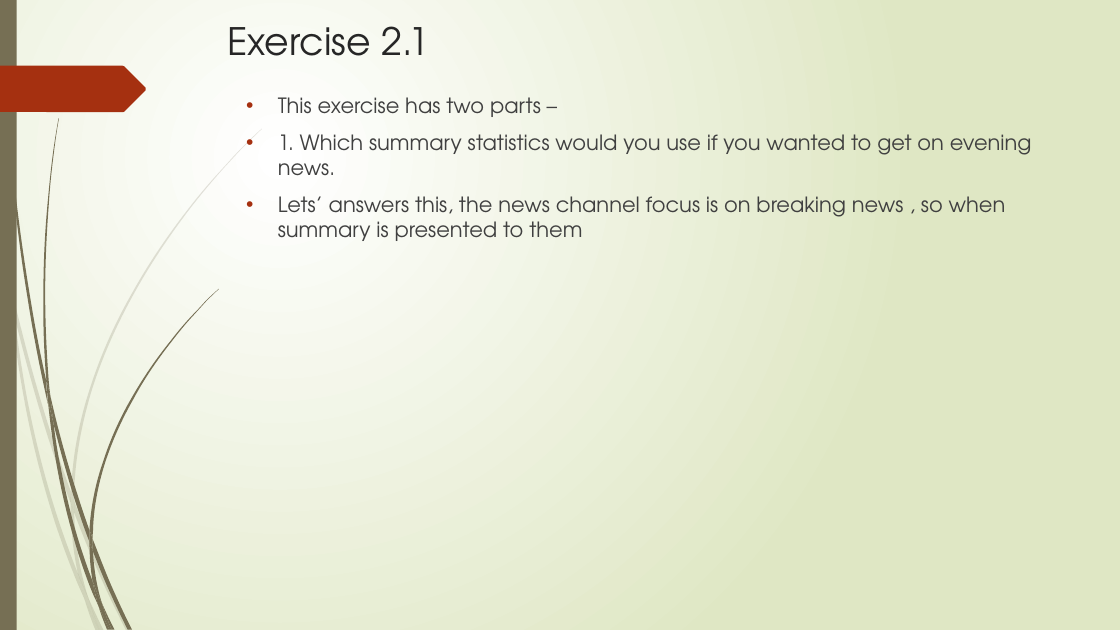
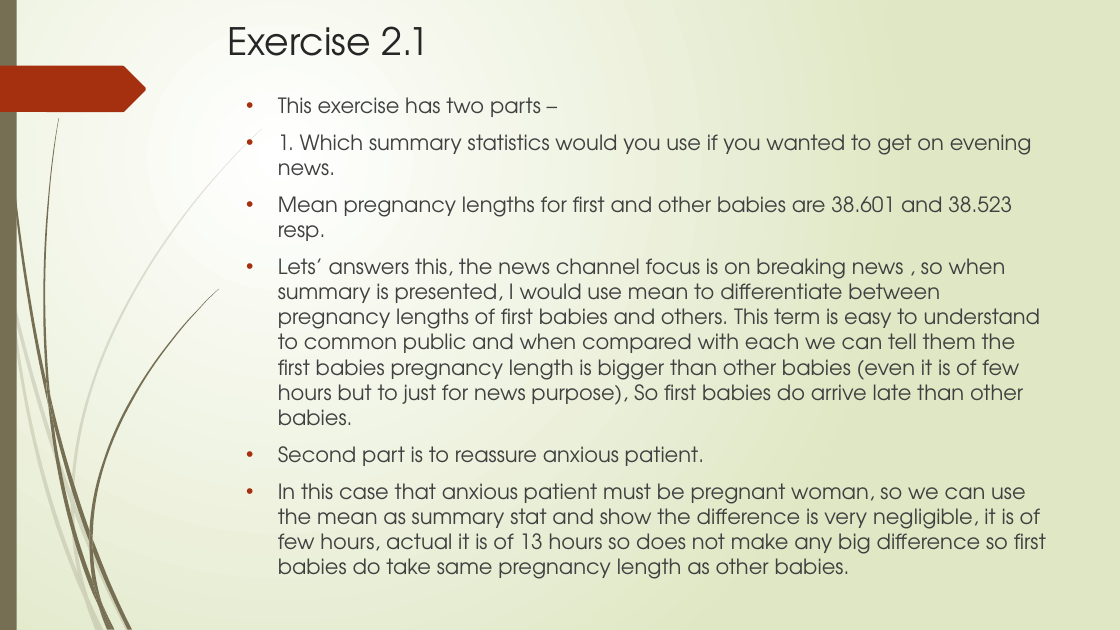
Before and after one commit to gkdsc2020/dsc530edapython, a slide deck: slide 2 of Week3 Exercise solutions.pptx. Drawn at 1120x630 pixels with LibreOffice and Linux fonts; fonts in the diff are those of the drawing. Boxes give left, top, right and bottom in pixels: in the first picture for what was removed or moved away, otherwise in the second. Text is boxed around its words. In the diff, an @@ line names an element or a change of style, - is before the commit and + after.

Commit message:
:x!

```diff
--- a/Week3 Exercise solutions.pptx
+++ b/Week3 Exercise solutions.pptx
@@ text at bbox=[278, 196, 1046, 559]: text changed @@
-• Lets’ answers this, the news channel focus is on breaking news , so when summary is presented to them
+• Mean pregnancy lengths for first and other babies are 38.601 and 38.523 resp.
+• Lets’ answers this, the news channel focus is on breaking news , so when summary is presented, I would use mean to differentiate between pregnancy lengths of first babies and others. This term is easy to understand to common public and when compared with each we can tell them the first babies pregnancy length is bigger than other babies (even it is of few hours but to just for news purpose), So first babies do arrive late than other babies.
+• Second part is to reassure anxious patient.
+• In this case that anxious patient must be pregnant woman, so we can use the mean as summary stat and show the difference is very negligible, it is of few hours, actual it is of 13 hours so does not make any big difference so first babies do take same pregnancy length as other babies.
```
